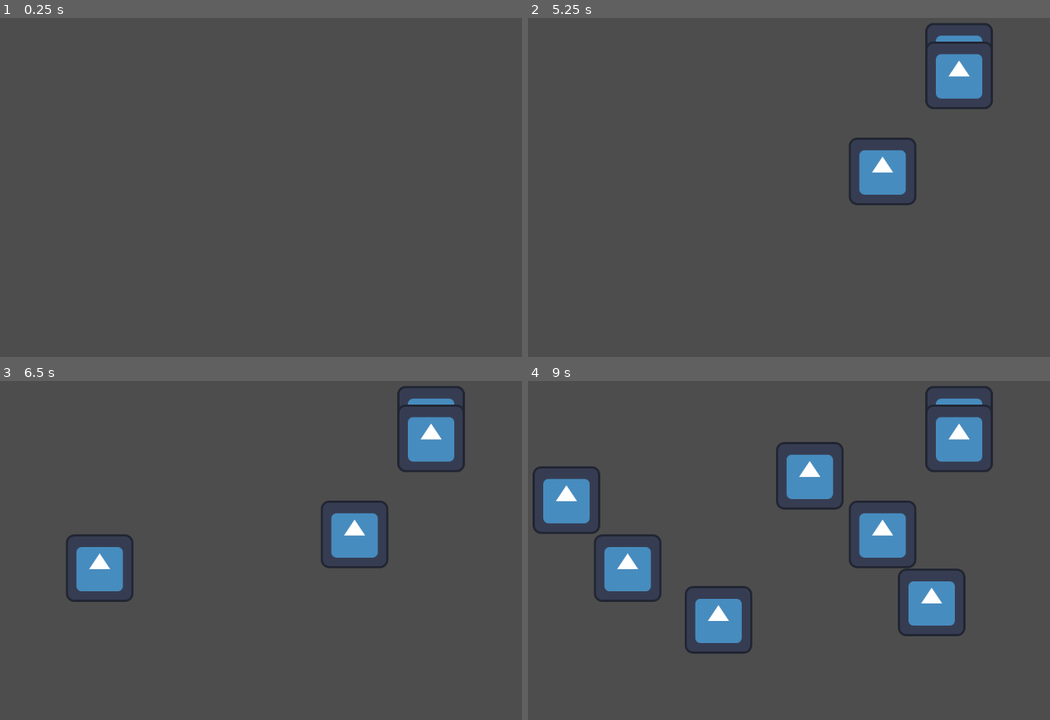
Above: before the commit, frames 1-4 (two rows, left to right).
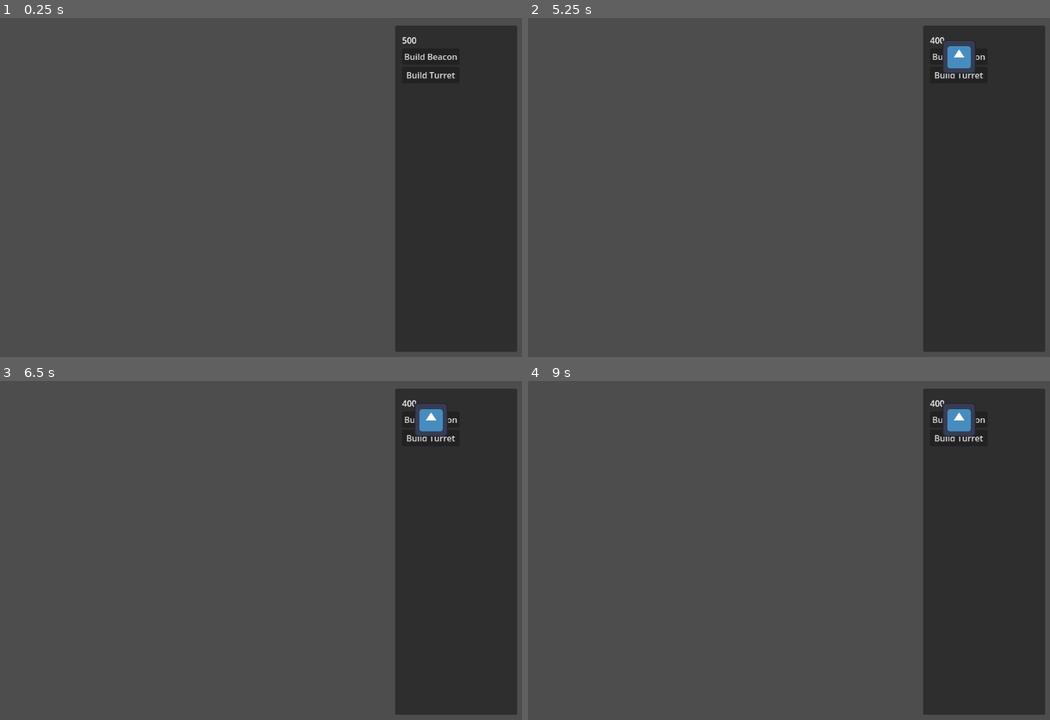
Above: after the commit, the same moments.

Repository: Li05j/it-spreads-gamejam
Game: Godot game, scene res://scenes/main/main.tscn
The game is run twice, just before and just after one commit, with the same random seed, the same clock (stepped at 60 frames per second) and the same inputs. The engine's default icon, where the game draws it, is replaced by a stand-in: a white triangle on a blue panel in a dark square.
Inputs (mouse positions are in pixels of both pictures, inside the frame that each line leads up to):
- Up to frame 1 (0.25 s): no input
- Up to frame 2 (5.25 s): click (961, 55) at 0.5 s, where only the run after the commit has a clickable "Build Beacon"; click (961, 75) at 1.25 s, where only the run after the commit has a clickable "Build Turret"; click (961, 55) at 2 s, where only the run after the commit has a clickable "Build Beacon"; click (961, 75) at 2.75 s, where only the run after the commit has a clickable "Build Turret"; click (961, 55) at 3.5 s, where only the run after the commit has a clickable "Build Beacon"; click (961, 75) at 4.25 s, where only the run after the commit has a clickable "Build Turret"; tap Enter at 5 s; move the mouse to (882, 170) at 5.02 s; click (882, 170) at 5.17 s
- Up to frame 3 (6.5 s): tap Space at 5.75 s; move the mouse to (99, 567) at 5.77 s; click (99, 567) at 5.92 s
- Up to frame 4 (9 s): tap Enter at 6.5, 8 s; move the mouse to (809, 475) at 6.52 s; click (809, 475) at 6.67 s; tap Space at 7.25, 8.75 s; move the mouse to (721, 618) at 7.27 s; click (721, 618) at 7.42 s; move the mouse to (929, 601) at 8.02 s; click (929, 601) at 8.17 s; move the mouse to (564, 499) at 8.77 s; click (564, 499) at 8.92 s

The runs differ from the first frame. In frame 1, 22% of the frame differs, in the area x 75-99%, y 2-99%; in frame 2, 23%; in frame 3, 25%; in frame 4, 30%, in the area x 0-99%, y 1-99%.

Commit message:
Created gold display, beacon and turret build button; also made turret building tied to gold.

Diff:
--- /dev/null
+++ b/button-groups/buildButtons.tres
@@ -0,0 +1,4 @@
+[gd_resource type="ButtonGroup" format=3 uid="uid://cgrokv7q16c1n"]
+
+[resource]
+allow_unpress = true
--- a/scenes/main/main.gd
+++ b/scenes/main/main.gd
@@ -1,26 +1,86 @@
 extends Control
+
+const INITIAL_GOLD = 500
+const TURRET_PRICE = 50
+const BEACON_PRICE = 10
 
 # Preload the turret scene
 var TurretScene = preload("res://scenes/turret/turret.tscn")
 
+var active_button = null
+var gold = INITIAL_GOLD # Initial gold value
+
 func _ready():
 	set_process_input(true)
+	$controlPanel/VBox/goldDisplay.text = str(gold)
 
 func _input(event):
 	if event is InputEventMouseButton and event.pressed:
 		print("Mouse button pressed at position: ", event.position)
-		spawn_turret(event.position)
+		if active_button == $controlPanel/VBox/buildTurretButton:
+			spawn_turret(event.position)
+		elif active_button == $controlPanel/VBox/buildBeaconButton:
+			spawn_beacon(event.position)
 
 func spawn_turret(click_position):
+	if !check_afforadble("turret"):
+		return # Player cannot afford turret
+
 	var turret_instance = TurretScene.instantiate() # Create an instance of the turret
-	#add_child(turret_instance)  # Add it to the Main scene tree
-	#turret_instance.position = click_position
 	if turret_instance:
 		add_child(turret_instance)  # Add it to the Main scene tree
 		turret_instance.position = click_position
-		print("Spawning turret at position: ", click_position)
+		gold -= TURRET_PRICE
+		$controlPanel/VBox/goldDisplay.text = str(gold) # Update gold display
+		print("Spawned turret at position: ", click_position)
 	else:
 		print("Failed to create turret instance.")
+
+func spawn_beacon(click_position):
+	print("TODO: beacon not yet impelemented.")
+
+func check_afforadble(item):
+	match item:
+		"turret":
+			if gold >= TURRET_PRICE:
+				return true;
+		"beacon":
+			if gold >= BEACON_PRICE:
+				return true;
+	return false
+
+
+func _on_build_turret_button_pressed():
+	set_active_button($controlPanel/VBox/buildTurretButton)
+	#if active_button == $controlPanel/buildTurretButton:
+		#active_button = null
+		#print("Building nothing.")
+	#else:
+		#active_button = $controlPanel/buildTurretButton
+		#print("Building turret.")
+
+func _on_build_beacon_button_pressed():
+	set_active_button($controlPanel/VBox/buildBeaconButton)
+	#if active_button == $controlPanel/VBox/buildBeaconButton:
+		#active_button = null
+		#print("Building nothing.")
+	#else:
+		#active_button = $controlPanel/VBox/buildBeaconButton.press
+		#print("Building beacon.")
+
+func set_active_button(button):
+	if active_button == button:
+		active_button.modulate = Color(1, 1, 1)
+		active_button.release_focus()
+		active_button = null
+		print("Building Nothing.")
+		return
+
+	if active_button != null:
+		active_button.modulate = Color(1, 1, 1)
+	active_button = button
+	active_button.modulate = Color(0.5, 0.5, 0.5)
+
 
 #
 ## Called when the node enters the scene tree for the first time.
--- a/scenes/main/main.tscn
+++ b/scenes/main/main.tscn
@@ -1,16 +1,60 @@
-[gd_scene load_steps=3 format=3 uid="uid://c7vhyo0malpeg"]
+[gd_scene load_steps=4 format=3 uid="uid://c7vhyo0malpeg"]
 
 [ext_resource type="Script" path="res://scenes/main/main.gd" id="1_ljk6n"]
+[ext_resource type="ButtonGroup" uid="uid://cgrokv7q16c1n" path="res://button-groups/buildButtons.tres" id="2_ojkpf"]
 
 [sub_resource type="TileSet" id="TileSet_2ygf7"]
 tile_size = Vector2i(128, 128)
 
 [node name="Main" type="Control"]
 layout_mode = 3
-anchors_preset = 0
+anchors_preset = 6
+anchor_left = 1.0
+anchor_top = 0.5
+anchor_right = 1.0
+anchor_bottom = 0.5
+offset_left = -1152.0
+offset_top = -324.0
+offset_right = -1152.0
+offset_bottom = -324.0
+grow_horizontal = 0
+grow_vertical = 2
 script = ExtResource("1_ljk6n")
 
 [node name="TileMap" type="TileMap" parent="."]
 tile_set = SubResource("TileSet_2ygf7")
 rendering_quadrant_size = 128
 format = 2
+
+[node name="controlPanel" type="Panel" parent="."]
+layout_mode = 0
+offset_left = 906.0
+offset_top = 16.0
+offset_right = 1137.0
+offset_bottom = 634.0
+
+[node name="VBox" type="VBoxContainer" parent="controlPanel"]
+layout_mode = 0
+offset_left = 13.0
+offset_top = 16.0
+offset_right = 122.0
+offset_bottom = 109.0
+
+[node name="goldDisplay" type="Label" parent="controlPanel/VBox"]
+layout_mode = 2
+text = "Gold:"
+
+[node name="buildBeaconButton" type="Button" parent="controlPanel/VBox"]
+layout_mode = 2
+toggle_mode = true
+button_group = ExtResource("2_ojkpf")
+text = "Build Beacon"
+
+[node name="buildTurretButton" type="Button" parent="controlPanel/VBox"]
+layout_mode = 2
+toggle_mode = true
+button_group = ExtResource("2_ojkpf")
+text = "Build Turret"
+
+[connection signal="pressed" from="controlPanel/VBox/buildBeaconButton" to="." method="_on_build_beacon_button_pressed"]
+[connection signal="pressed" from="controlPanel/VBox/buildTurretButton" to="." method="_on_build_turret_button_pressed"]
--- a/scenes/turret/turret.tscn
+++ b/scenes/turret/turret.tscn
@@ -14,4 +14,5 @@
 debug_color = Color(1.54018e-06, 0.593277, 0.737148, 0.42)
 
 [node name="Sprite2D" type="Sprite2D" parent="."]
+scale = Vector2(0.5, 0.5)
 texture = ExtResource("1_mthhc")
